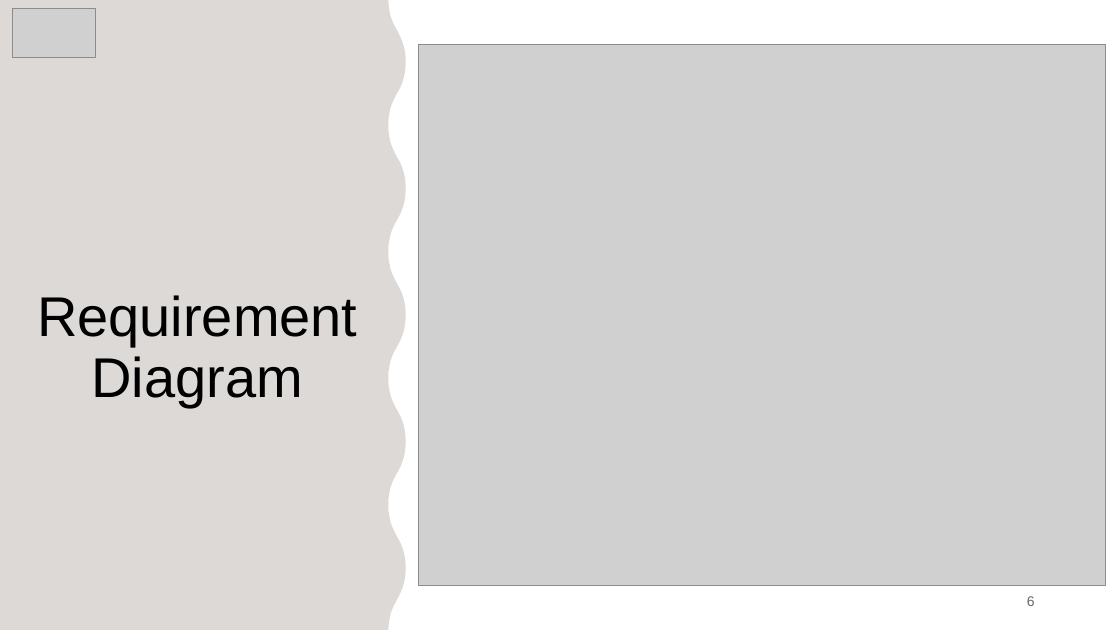
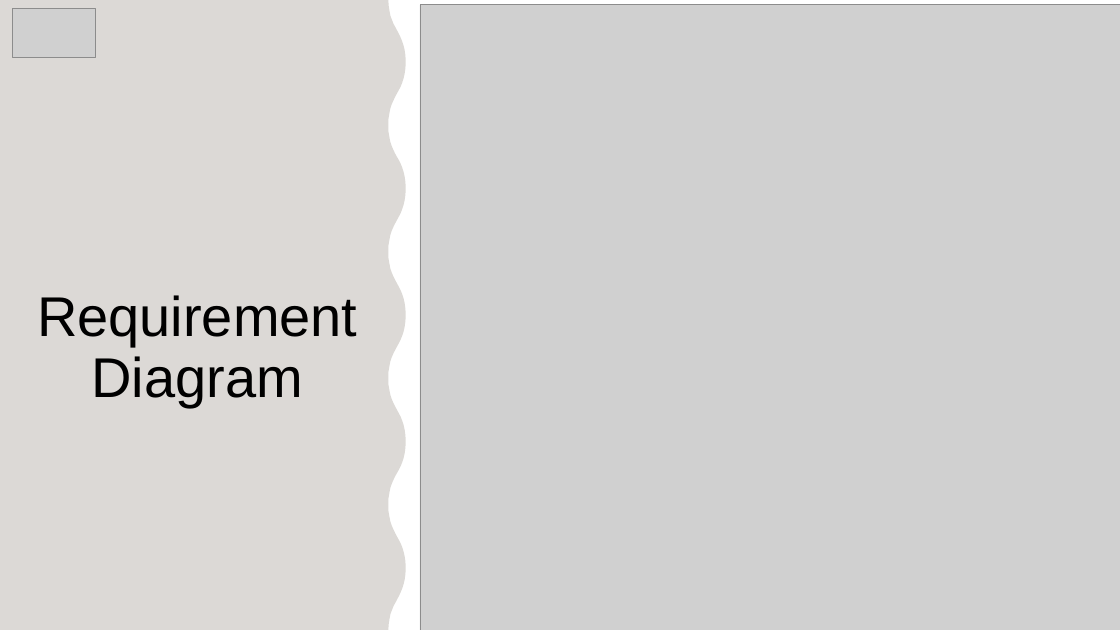
Before and after one commit to JasmeetMatta/Precision-Farming-Bot, a slide deck: slide 6 of Presentation/Final Precision Farming Using Autonomous Vehicle.pptx. Drawn at 1120x630 pixels with LibreOffice and Linux fonts; fonts in the diff are those of the drawing; grey boxes stand for pictures. Boxes give left, top, right and bottom in pixels: in the first picture for what was removed or moved away, otherwise in the second. Text is boxed around its words. In the diff, an @@ line names an element or a change of style, - is before the commit and + after.

```diff
--- a/Presentation/Final Precision Farming Using Autonomous Vehicle.pptx
+++ b/Presentation/Final Precision Farming Using Autonomous Vehicle.pptx
@@ picture: place and size @@
-picture at box(418, 44, 1106, 586)
+picture at box(420, 5, 1120, 630)
@@ page number removed at box(1027, 596, 1035, 606) @@
-6
```
Also in this commit, not shown: 2 other slides changed, 1 slide added, 1 other file.
